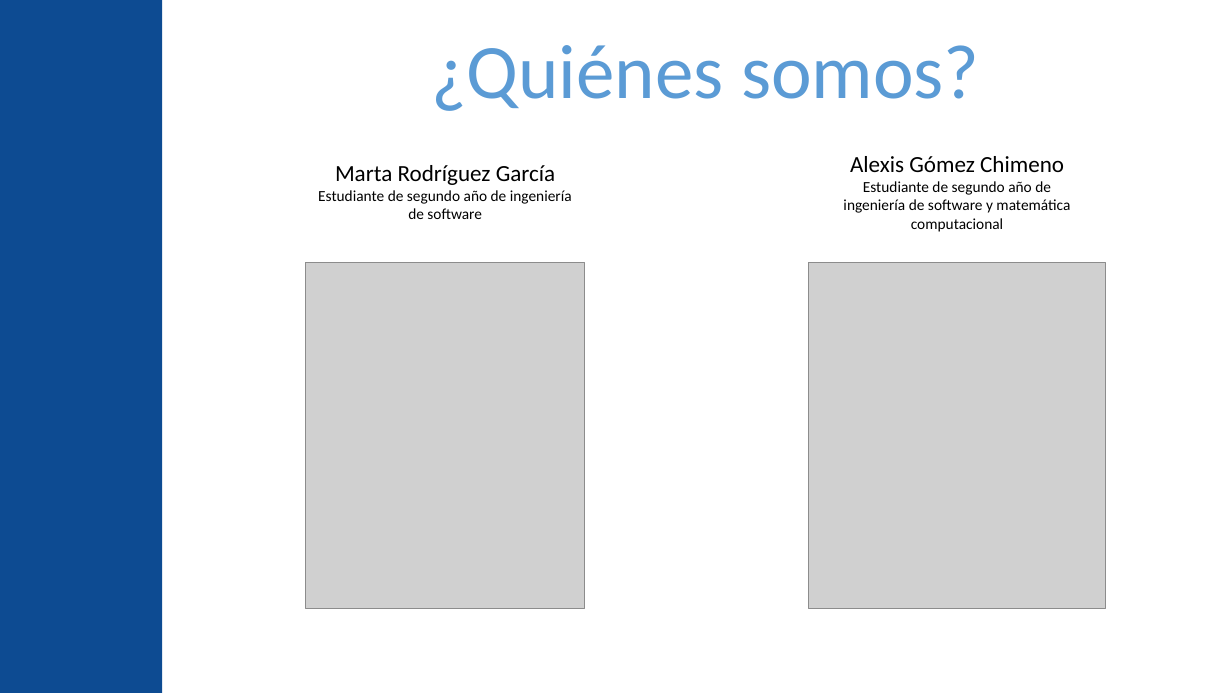
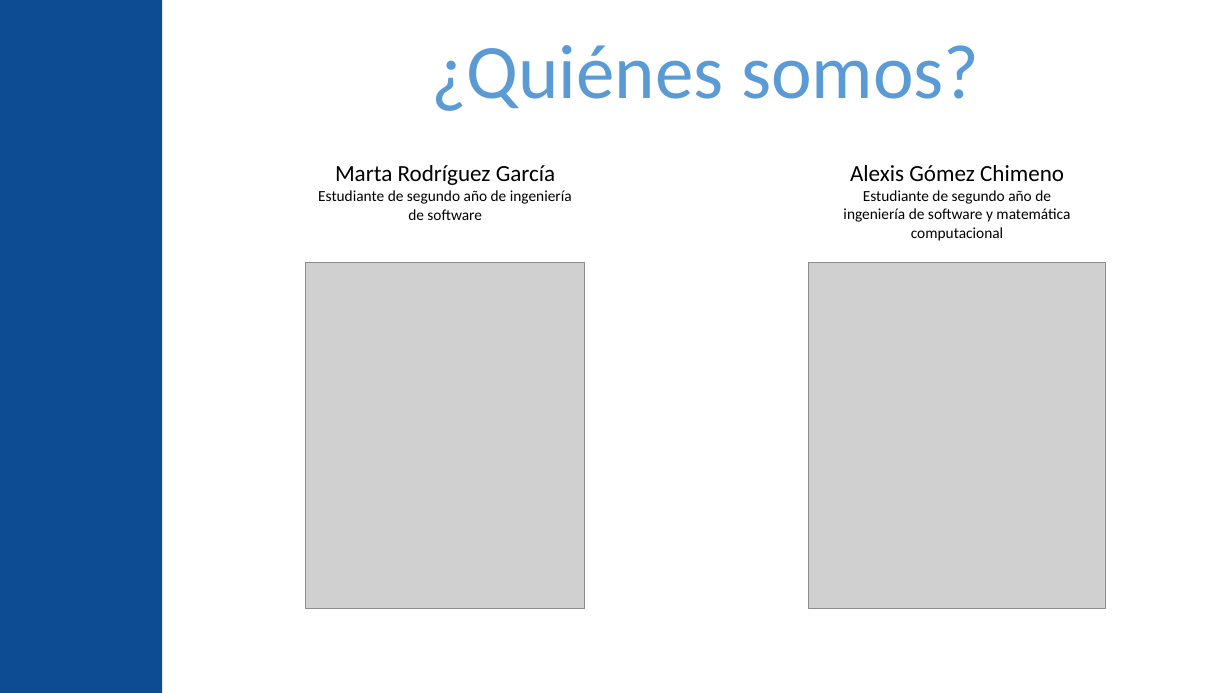
Before and after one commit to AlexisGitHu/IntroProgPy, a slide deck: slide 2 of Introducción a la programación con Python.pptx. Drawn at 1232x693 pixels with LibreOffice and Linux fonts; fonts in the diff are those of the drawing; grey boxes stand for pictures; background and template pictures are left out. Boxes give left, top, right and bottom in pixels: in the first picture for what was removed or moved away, otherwise in the second. Text is boxed around its words. In the diff, an @@ line names an element or a change of style, - is before the commit and + after.

```diff
--- a/Introducción a la programación con Python.pptx
+++ b/Introducción a la programación con Python.pptx
@@ text "Alexis Gómez Chimeno": place and size @@
-text "Alexis Gómez Chimeno" at <box>843,156,1070,232</box>
+text "Alexis Gómez Chimeno" at <box>843,165,1070,241</box>
```
Also in this commit, not shown: 1 other file.
